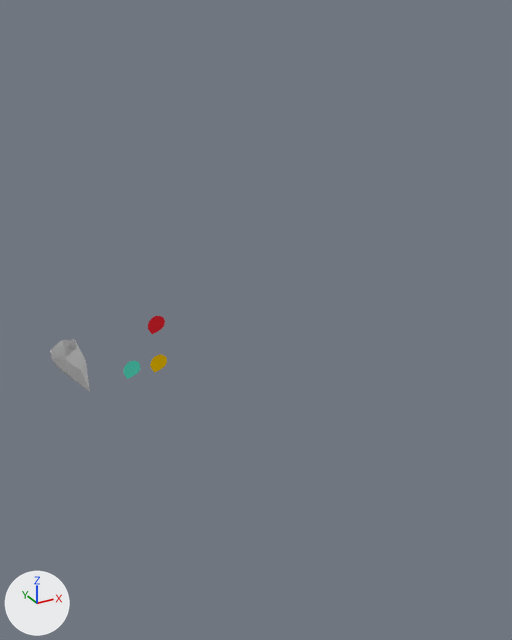
What one commit did to the Blender file blender/examples3.blend.
Before and after are seen from a camera (50 mm lens) standing at (-10.6, -42.9, 24.1) and looking at (14.7, 3.0, 1.1). Arrows for +X, +Y and +Z are at lower left; the lights stay in place.

Names of what the first picture shows: 'Pencil'.
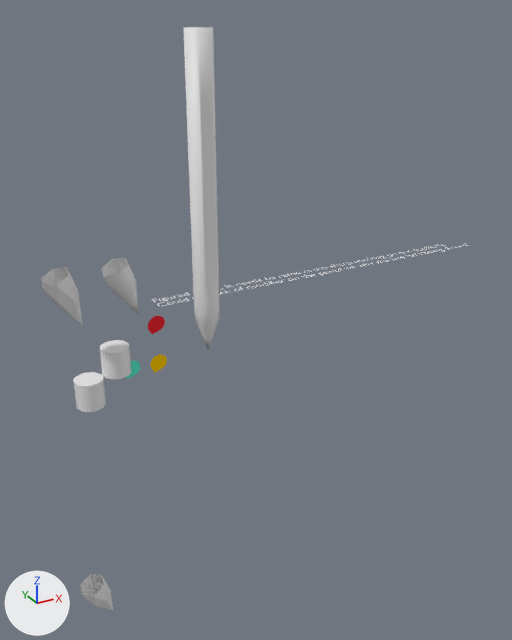
Location of each change, (x1, y1, x2, y2) in pixels of the pictures (512 x 640 px):
'Pencil.004', added: after (183, 27, 219, 350)
'Pencil', moved: before (50, 339, 90, 392); after (80, 574, 113, 611)
'Pencil.002', added: after (41, 267, 83, 325)
    faces in mat_yellow: (41, 267, 77, 304)
    faces in mat_pale: (41, 269, 81, 317)
'Pencil.001', added: after (101, 258, 138, 314)
'Cylinder', added: after (73, 372, 106, 412)
    faces in mat_orange_001: (73, 372, 105, 404)
    faces in mat_yellow: (75, 388, 106, 412)
'Cylinder.001', added: after (100, 340, 131, 379)
'Text', added: after (152, 243, 467, 306)

The change, as a list of edits to the scene's bpy script:
```text
Add mat_orange_001:
    mat_orange_001 = bpy.data.materials.new('orange.001')
Add me_cylinder_020:
    me_cylinder_020.from_pydata(...)  # 31 vertices, 54 faces; spans x -2.42..0.0, y 0.0..4.24, z -0.5..1.48
Add me_cylinder_015:
    me_cylinder_015.from_pydata(...)  # 147 vertices, 290 faces; spans x -1.0..1.0, y 0.0..22.0, z -0.9..0.9
Add me_cylinder_006:
    me_cylinder_006.from_pydata(...)  # 31 vertices, 36 faces; spans x -2.42..0.0, y -1.48..0.5, z 0.0..4.24
    # faces by material slot: [6, 12, 18]
    me_cylinder_006.materials.append(mat_grey)
    me_cylinder_006.materials.append(mat_yellow)
    me_cylinder_006.materials.append(mat_pale)
Add me_cylinder_001:
    me_cylinder_001.from_pydata(...)  # 96 vertices, 188 faces; spans x -1.0..1.0, y -1.0..1.0, z -1.0..1.0
    me_cylinder_001.polygons.foreach_set('use_smooth', [True] * 188)
Add me_cylinder:
    me_cylinder.from_pydata(...)  # 96 vertices, 66 faces; spans x -1.0..1.0, y -1.0..1.0, z -1.0..1.0
    # faces by material slot: [33, 33]
    me_cylinder.materials.append(mat_orange_001)
    me_cylinder.materials.append(mat_yellow)
Add txt_text:
    txt_text = bpy.data.curves.new('Text', 'FONT')
    txt_text.body = "Figured it out. It needs to remove the sharp marking on the duplicate.\nCould the lack of modifier on the pencil be why the line isn't being drawn?"
Change ob_pencil:
    ob_pencil.location: (0.0, 0.0, 0.0) -> (0.0, 0.0, -20.0)
Add ob_text:
    ob_text = bpy.data.objects.new('Text', txt_text)
    ob_text.location = (5.98, 2.68, 4.51)
Add ob_pencil_001:
    ob_pencil_001 = bpy.data.objects.new('Pencil.001', me_cylinder_020)
    ob_pencil_001.location = (3.86, 0.0, 5.0)
    ob_pencil_001.rotation_euler = (1.571, 0.0, 0.0)  # degrees (90, 0, 0)
Add ob_pencil_004:
    ob_pencil_004 = bpy.data.objects.new('Pencil.004', me_cylinder_015)
    ob_pencil_004.location = (9.0, 0.0, 1.0)
    ob_pencil_004.rotation_euler = (1.571, 0.0, 0.0)  # degrees (90, 0, 0)
Add ob_pencil_002:
    ob_pencil_002 = bpy.data.objects.new('Pencil.002', me_cylinder_006)
    ob_pencil_002.location = (0.0, 0.0, 5.0)
Add ob_cylinder_001:
    ob_cylinder_001 = bpy.data.objects.new('Cylinder.001', me_cylinder_001)
    ob_cylinder_001.location = (2.0, 0.0, 2.0)
Add ob_cylinder:
    ob_cylinder = bpy.data.objects.new('Cylinder', me_cylinder)
    ob_cylinder.location = (0.0, 0.0, 0.0)
```
